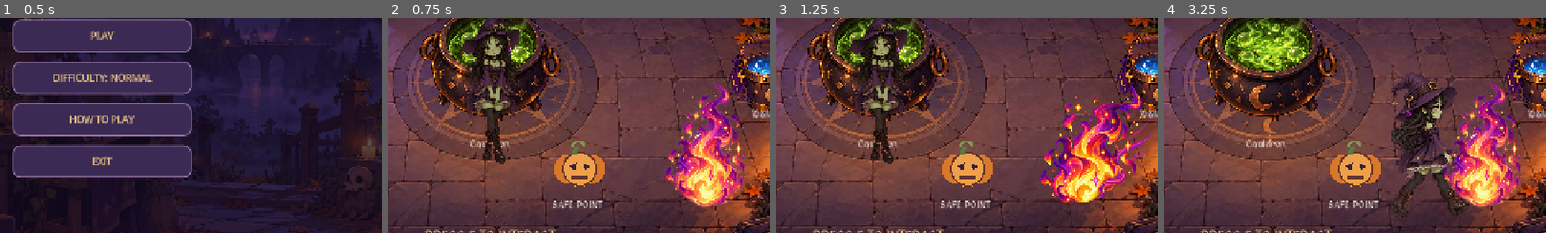
Above: before the commit, frames 1-4 (left to right).
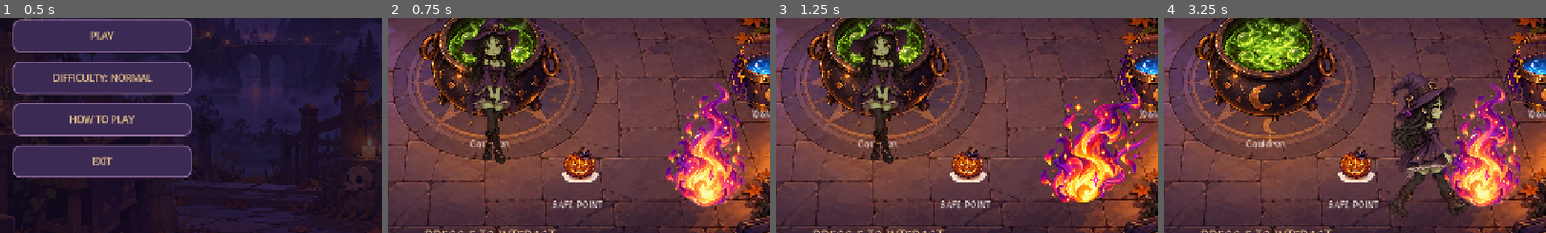
Above: after the commit, the same moments.

Repository: ryadoviy/HellsShift
Game: Godot game, scene res://main.tscn
Same seed, same stepped clock (60 frames per second), same inputs: the game is played once before the commit and once after it.
Inputs (mouse positions are % of the whole screen's width and height, from its top left):
- Up to frame 1 (0.5 s): no input
- Up to frame 2 (0.75 s): click "PLAY" at 0.5 s
- Up to frame 3 (1.25 s): no input
- Up to frame 4 (3.25 s): tap E (interact) at 1.25, 2, 2.1, 2.75 s; move the mouse to (72, 45) at 1.27 s; hold D (move_right) 1.28-2.03 s; hold Q (drop_item) 1.28-2.03 s; click (72, 45) at 1.42 s; move the mouse to (30, 55) at 2.02 s; hold S (move_down) 2.03-2.78 s; move the mouse to (60, 28) at 2.77 s; hold D (move_right) from 2.78 s (still down); tap H at 2.85 s
The pictures show only the part of the screen within x 37-87%, y 43-93%; the shares and areas given below are measured in that part.

Frame 1 is identical in both runs. In frame 2, 1.7% of the frame differs, in the area x 43-57%, y 57-79%; in frame 3, 1.7%; in frame 4, 1.7%.

Commit message:
Use custom pumpkin safe point sprite
Co-authored-by: Copilot <223556219+Copilot@users.noreply.github.com>

Diff:
--- a/interactable.gd
+++ b/interactable.gd
@@ -2,6 +2,9 @@
 class_name GameInteractable
 
 const UI_FONT := preload("res://assets/fonts/MedievalSharp-Regular.ttf")
+const SAFE_ZONE_TEXTURE := preload(
+	"res://assets/sprites/objects/safe_point_pumpkin.jpg"
+)
 
 signal interacted(target: GameInteractable, actor: Node)
 
@@ -23,8 +26,7 @@
 	add_to_group("interactables")
 	if kind == Kind.FIRE:
 		return
-	if kind != Kind.SAFE_ZONE:
-		_setup_visual_sprite()
+	_setup_visual_sprite()
 
 	if kind == Kind.CAULDRON:
 		z_index = 4
@@ -78,23 +80,33 @@
 		Kind.WATER:
 			image_path = "res://assets/sprites/objects/water.PNG"
 			target_size = 150.0
-
-	if not ResourceLoader.exists(image_path):
-		push_warning("Image not found: " + image_path)
-		return
-
-	var texture := load(image_path) as Texture2D
-	if texture == null:
-		return
-
-	visual_sprite = Sprite2D.new()
-	visual_sprite.name = "VisualSprite"
-	visual_sprite.texture = texture
-	visual_sprite.centered = true
+		Kind.SAFE_ZONE:
+			target_size = 115.0
+
+	if kind == Kind.SAFE_ZONE:
+		visual_sprite = Sprite2D.new()
+		visual_sprite.name = "VisualSprite"
+		visual_sprite.texture = SAFE_ZONE_TEXTURE
+		visual_sprite.centered = true
+		visual_sprite.texture_filter = CanvasItem.TEXTURE_FILTER_NEAREST
+		visual_sprite.material = _create_safe_zone_material()
+	else:
+		if not ResourceLoader.exists(image_path):
+			push_warning("Image not found: " + image_path)
+			return
+
+		var texture := load(image_path) as Texture2D
+		if texture == null:
+			return
+
+		visual_sprite = Sprite2D.new()
+		visual_sprite.name = "VisualSprite"
+		visual_sprite.texture = texture
+		visual_sprite.centered = true
 
 	var longest_side: float = maxf(
-		float(texture.get_width()),
-		float(texture.get_height())
+		float(visual_sprite.texture.get_width()),
+		float(visual_sprite.texture.get_height())
 	)
 
 	if longest_side > 0.0:
@@ -106,8 +118,28 @@
 		visual_sprite.position = CAULDRON_VISUAL_CENTER
 	elif kind == Kind.WATER:
 		visual_sprite.position = Vector2(0, -18)
+	elif kind == Kind.SAFE_ZONE:
+		visual_sprite.position = Vector2(0, -10)
 
 	add_child(visual_sprite)
+
+
+func _create_safe_zone_material() -> ShaderMaterial:
+	var shader := Shader.new()
+	shader.code = """
+shader_type canvas_item;
+render_mode unshaded;
+
+void fragment() {
+	vec4 source = texture(TEXTURE, UV);
+	float whiteness = min(source.r, min(source.g, source.b));
+	float alpha = 1.0 - smoothstep(0.88, 0.98, whiteness);
+	COLOR = vec4(source.rgb, source.a * alpha);
+}
+"""
+	var material := ShaderMaterial.new()
+	material.shader = shader
+	return material
 
 
 func _setup_cauldron_collision() -> void:
@@ -190,62 +222,6 @@
 	if visual_sprite != null:
 		return
 
-	if kind == Kind.SAFE_ZONE:
-		var pumpkin_orange := Color("#D9782B")
-		var pumpkin_light := Color("#F0A04B")
-		var pumpkin_dark := Color("#63352A")
-
-		draw_circle(Vector2(-18.0, 0.0), 25.0, pumpkin_orange)
-		draw_circle(Vector2(18.0, 0.0), 25.0, pumpkin_orange)
-		draw_circle(Vector2(0.0, 2.0), 28.0, pumpkin_light)
-		draw_arc(
-			Vector2.ZERO,
-			28.0,
-			0.0,
-			TAU,
-			24,
-			pumpkin_dark,
-			3.0
-		)
-		draw_line(
-			Vector2(-9.0, -24.0),
-			Vector2(-4.0, -38.0),
-			Color("#5C7A43"),
-			7.0
-		)
-		draw_arc(
-			Vector2(-2.0, -36.0),
-			10.0,
-			PI,
-			TAU,
-			12,
-			Color("#789B50"),
-			4.0
-		)
-		draw_colored_polygon(
-			PackedVector2Array([
-				Vector2(-18.0, -4.0),
-				Vector2(-5.0, -11.0),
-				Vector2(-8.0, 3.0)
-			]),
-			Color("#332337")
-		)
-		draw_colored_polygon(
-			PackedVector2Array([
-				Vector2(18.0, -4.0),
-				Vector2(5.0, -11.0),
-				Vector2(8.0, 3.0)
-			]),
-			Color("#332337")
-		)
-		draw_line(
-			Vector2(-15.0, 14.0),
-			Vector2(15.0, 14.0),
-			pumpkin_dark,
-			4.0
-		)
-		return
-
 	var radius: float = 20.0
 	var center := Vector2.ZERO
 
Binary file added: assets/sprites/objects/safe_point_pumpkin.jpg
